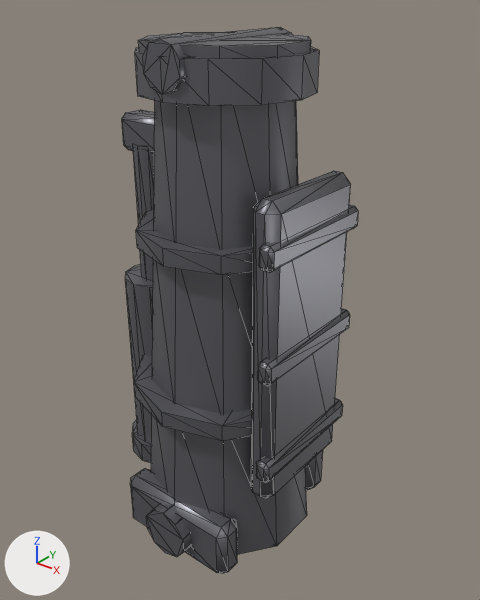
The glTF model prototype/assets/models/parts/leg_shin.glb, before and after one commit.
Before and after are seen from a 50 mm lens placed at (0.394, -0.474, 0.556), pointed at (0.002, 0.017, 0.252). Lighting does not change. The marker at lower left points along +X, +Y and +Z. The first picture is the older version. Mesh edges are drawn as thin lines. Vertices at exactly the same position are counted once.

The first picture shows 'leg_shin'.
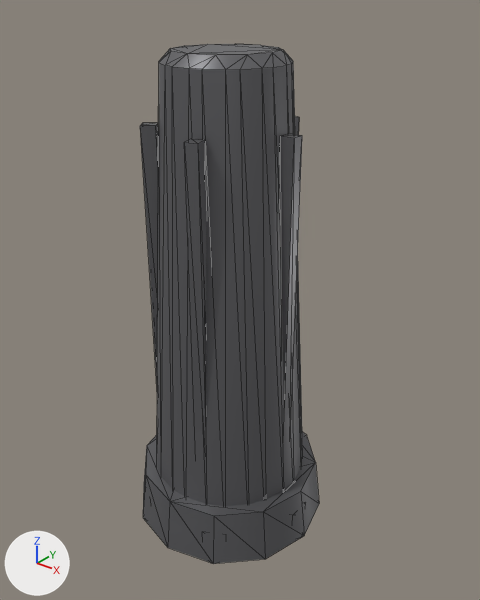
Boxes (x1, y1, x2, y2) around the edits, measured in the pictures (480 x 600 px):
'leg_shin', reshaped (24% narrower): before (122, 27, 358, 573); after (140, 44, 319, 564)
part 1 of me_leg_shin_mesh, added: after (143, 432, 319, 564)
part 2 of me_leg_shin_mesh, added: after (279, 133, 302, 418)
part 3 of me_leg_shin_mesh, rebuilt: before (151, 416, 307, 555); after (157, 44, 303, 506)
part 4 of me_leg_shin_mesh, rebuilt (not visible before): after (140, 123, 159, 381)
part 5 of me_leg_shin_mesh, deleted: before (122, 27, 358, 498)
part 6 of me_leg_shin_mesh, cut back: before (130, 47, 323, 573); after (184, 116, 299, 433)

What the commit changed:
me_leg_shin_mesh is used by ob_leg_shin; location (0.0, 0.0, 0.0).
me_leg_shin_mesh had 460 vertices, 832 faces and spanned x -0.144..0.105, y -0.109..0.109, z -0.01..0.514.
me_leg_shin_mesh now has 208 vertices, 364 faces and spans x -0.106..0.106, y -0.106..0.106, z 0.0..0.5.
me_leg_shin_mesh part 1: a new loose piece, a 12-sided cut cone along z (radius 0.106 at the low end, 0.099 at the high end) spanning x -0.106..0.106, y -0.106..0.106, z 0.0..0.06, in mat_leg_shin_mat (grey #6f6f73).
me_leg_shin_mesh part 2: a new loose piece, a box spanning x 0.064..0.078, y -0.006..0.006, z 0.06..0.435, in mat_leg_shin_mat (grey #6f6f73).
me_leg_shin_mesh part 3: the loose piece of 20 vertices spanning x -0.09..0.09, y -0.095..0.095, z -0.002..0.168 is rebuilt with 72 vertices and now spans x -0.087..0.087, y -0.087..0.087, z 0.0..0.5.
me_leg_shin_mesh part 4: the loose piece of 12 vertices spanning x -0.074..-0.045, y -0.045..-0.023, z 0.054..0.261 is rebuilt with 8 vertices and now spans x -0.067..-0.048, y -0.051..-0.033, z 0.06..0.435.
me_leg_shin_mesh part 5: 14 loose pieces with 304 vertices, spanning x -0.144..0.105, y -0.102..0.102, z 0.015..0.514, are deleted.
Part 6, on me_leg_shin_mesh:
112 vertices are removed from x -0.081..0.081, y -0.109..0.109, z -0.01..0.502.
204 faces are deleted.
8 vertices are added at x 0.014..0.03, y -0.077..0.077, z 0.06.
8 new vertices lie (0.0, 0.0, 0.375) away from vertices in x 0.014..0.03, y -0.077..0.077, z 0.06.
24 new faces join them.
Other edits to the shape of me_leg_shin_mesh do not show in these pictures.
